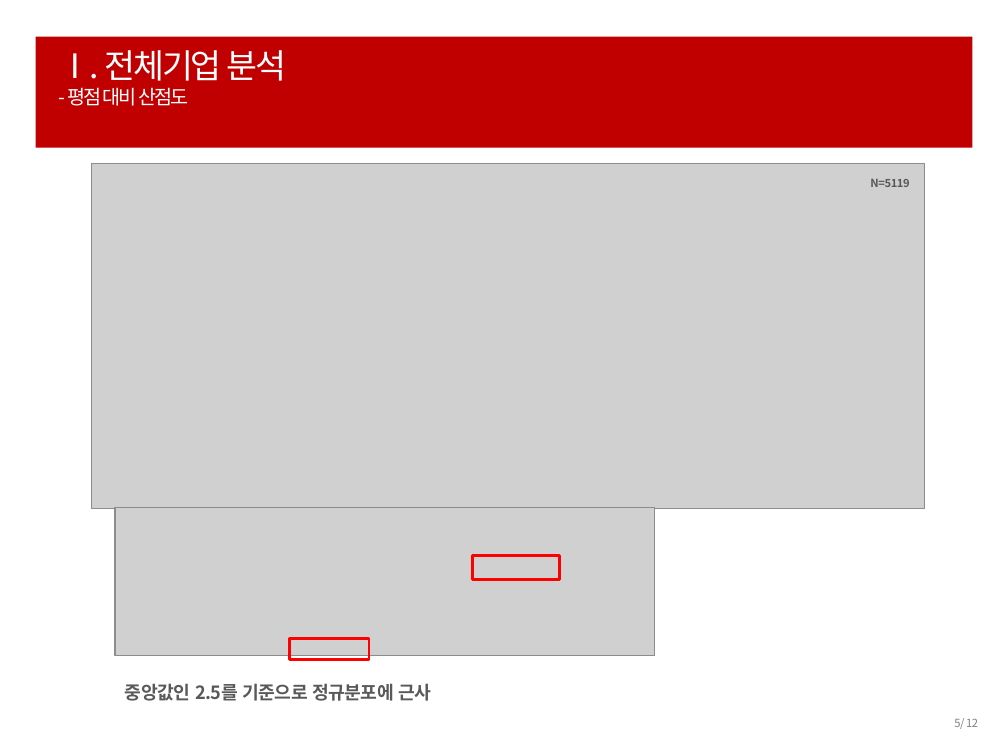
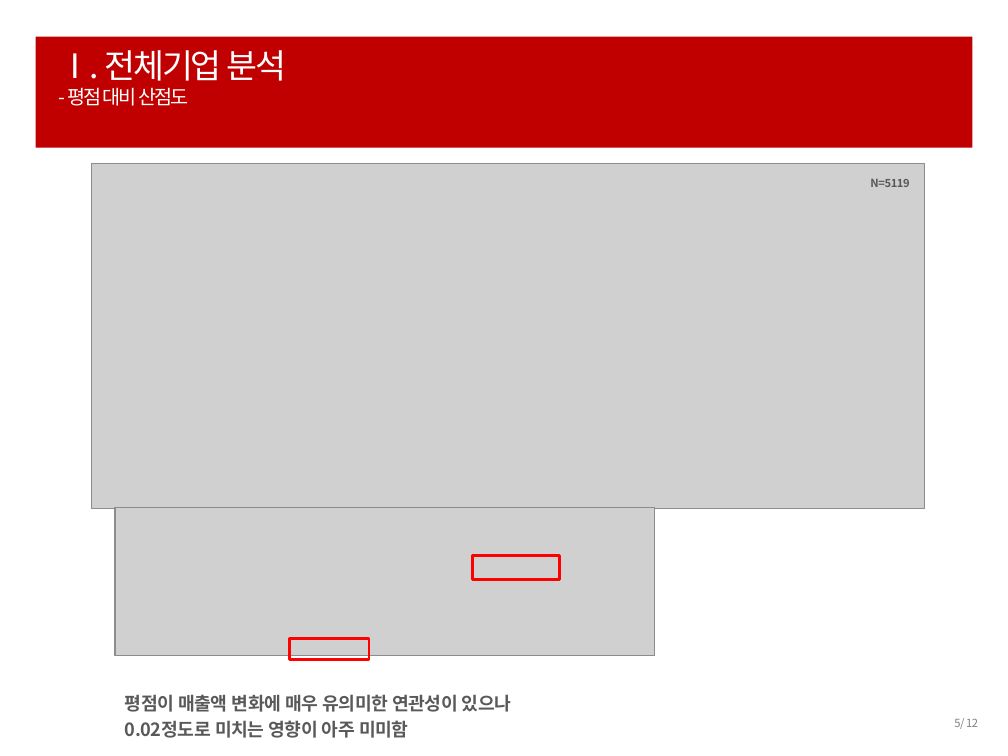
Before and after one commit to ParkHwan/R-studio, a slide deck: slide 5 of project/발표용(이경재) ppt.pptx. Drawn at 1008x756 pixels with LibreOffice and Linux fonts; fonts in the diff are those of the drawing; grey boxes stand for pictures. Boxes give left, top, right and bottom in pixels: in the first picture for what was removed or moved away, otherwise in the second. Text is boxed around its words. In the diff, an @@ line names an element or a change of style, - is before the commit and + after.

```diff
--- a/project/발표용(이경재) ppt.pptx
+++ b/project/발표용(이경재) ppt.pptx
@@ text removed at bbox=[125, 683, 431, 701] @@
-중앙값인 2.5를 기준으로 정규분포에 근사
@@ text added at bbox=[125, 694, 511, 738], 13 pt, text #595959, bold @@
+평점이 매출액 변화에 매우 유의미한 연관성이 있으나
+0.02정도로 미치는 영향이 아주 미미함
```
Also in this commit, not shown: 13 other slides changed.
